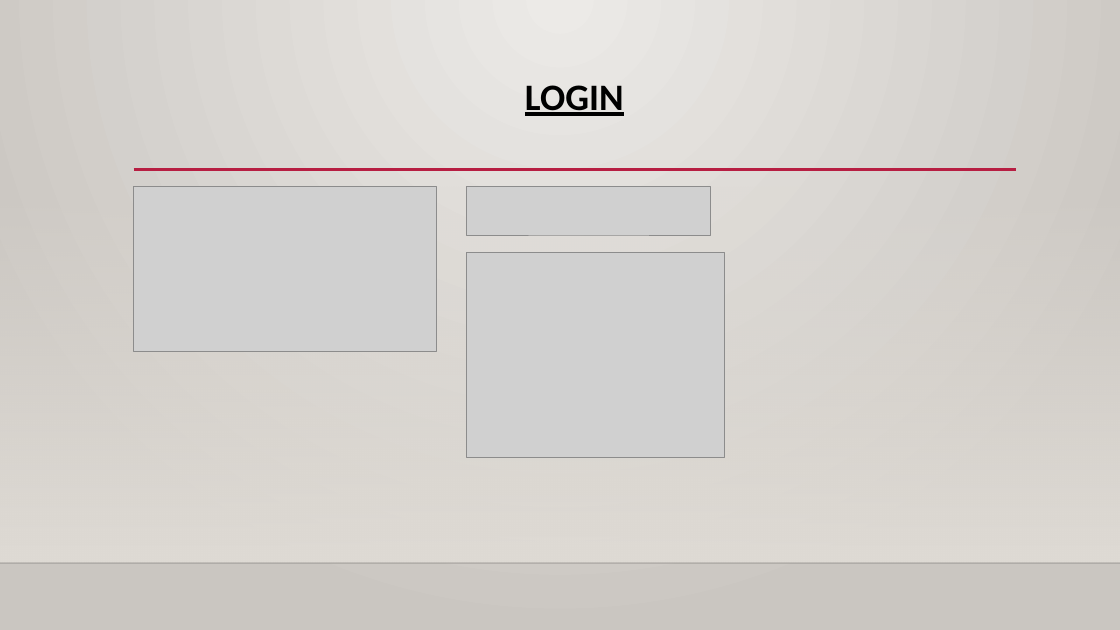
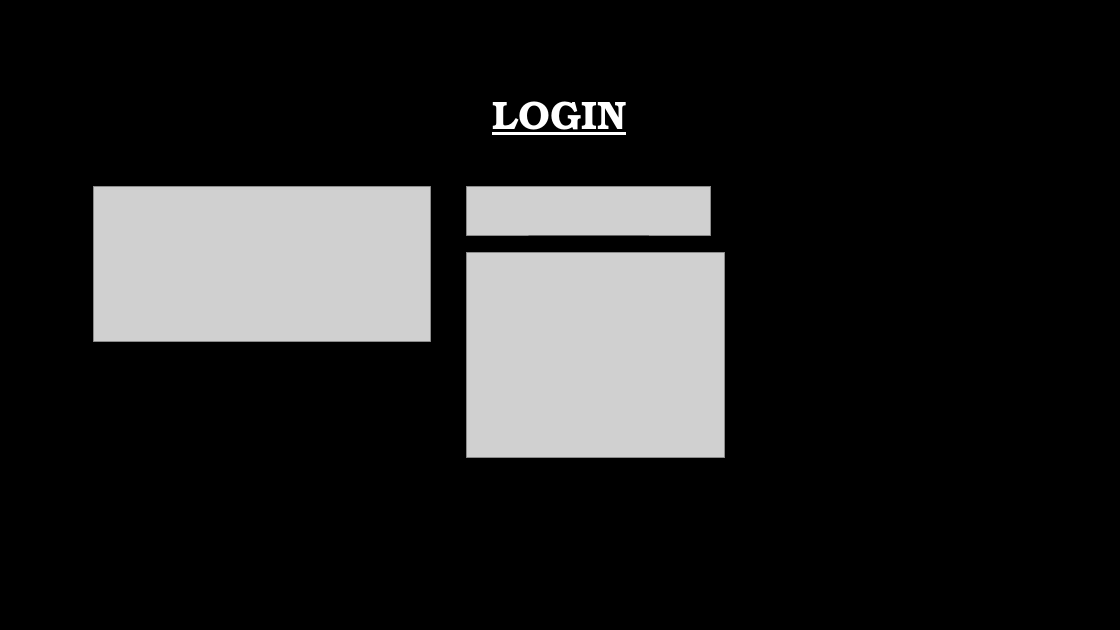
Before and after one commit to tpayne3191/MVP, a slide deck: slide 6 of Res/Capstone_Presentation.pptx (slide 5 before the commit). Drawn at 1120x630 pixels with LibreOffice and Linux fonts; fonts in the diff are those of the drawing; grey boxes stand for pictures; background and template pictures are left out. Boxes give left, top, right and bottom in pixels: in the first picture for what was removed or moved away, otherwise in the second. Text is boxed around its words. In the diff, an @@ line names an element or a change of style, - is before the commit and + after.

Commit message:
PP updated to match the theme better

```diff
--- a/Res/Capstone_Presentation.pptx
+++ b/Res/Capstone_Presentation.pptx
@@ background gradient #ECEAE7 to #CAC7C1 to picture (left out) @@
@@ title "LOGIN": place and size @@
-title "LOGIN" at (525,85,624,116)
+title "LOGIN" at (492,101,626,135)
@@ title "LOGIN" at (492,101,626,135): size 32 to 34 pt, font Calibri to TeX Gyre Bonum, text colour #000000 to #FFFFFF; vertical alignment top to middle @@
@@ line removed from (134, 170) to (1017, 170) @@
@@ rectangle removed at (0,186,1120,563) @@
@@ picture: place and size @@
-picture at (134,186,437,351)
+picture at (93,186,430,341)
@@ line removed from (0, 563) to (1120, 563) @@
```
Also in this commit, not shown: 9 other slides changed, 1 slide added.
